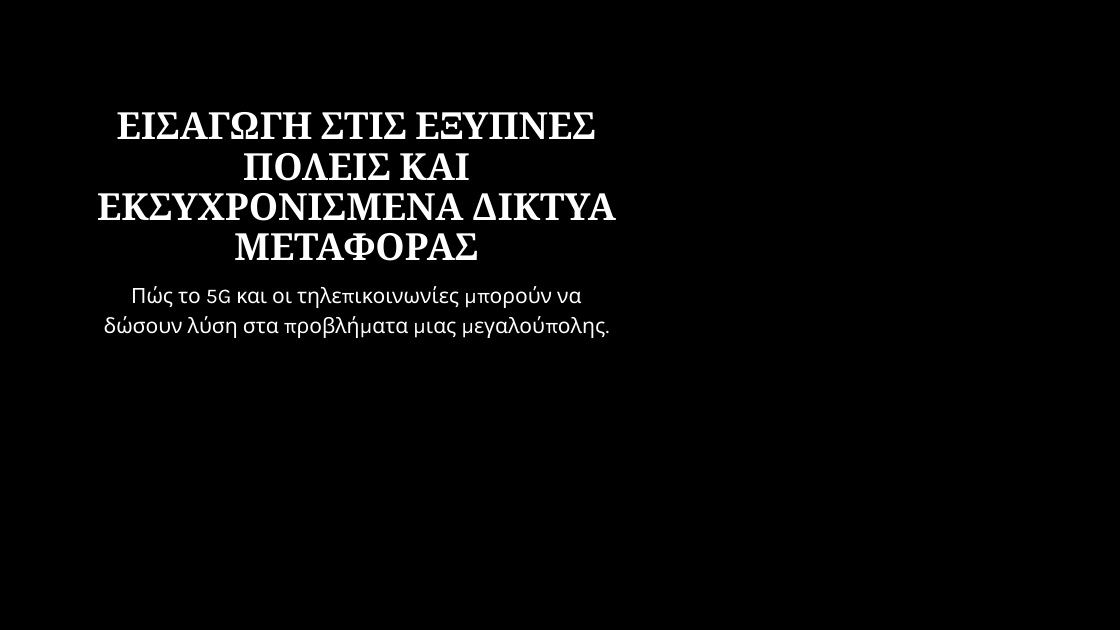
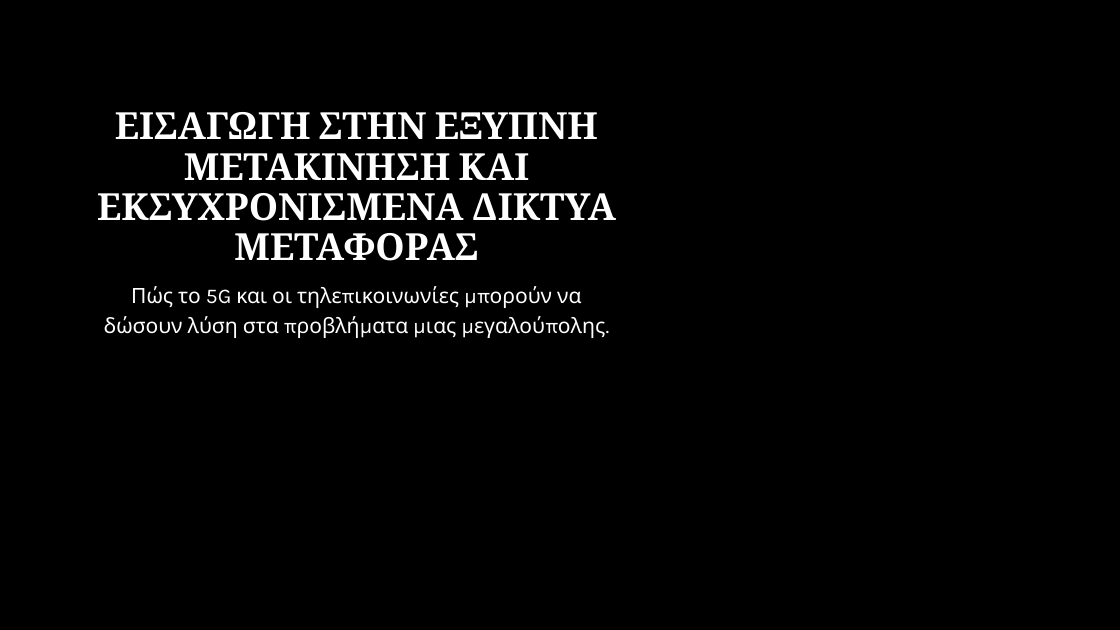
Before and after one commit to GeorgeMC2610/Contiki-Cooja-Simulations, a slide deck: slide 2 of final/p19204.pptx. Drawn at 1120x630 pixels with LibreOffice and Linux fonts; fonts in the diff are those of the drawing; background and template pictures are left out. Boxes give left, top, right and bottom in pixels: in the first picture for what was removed or moved away, otherwise in the second. Text is boxed around its words. In the diff, an @@ line names an element or a change of style, - is before the commit and + after.

```diff
--- a/final/p19204.pptx
+++ b/final/p19204.pptx
@@ title at (97,112,616,261): text changed @@
-ΕΙΣΑΓΩΓΗ ΣΤΙΣ ΕΞΥΠΝΕΣ ΠΟΛΕΙΣ ΚΑΙ ΕΚΣΥΧΡΟΝΙΣΜΕΝΑ ΔΙΚΤΥΑ ΜΕΤΑΦΟΡΑΣ
+ΕΙΣΑΓΩΓΗ ΣΤΗΝ ΕΞΥΠΝΗ ΜΕΤΑΚΙΝΗΣΗ ΚΑΙ ΕΚΣΥΧΡΟΝΙΣΜΕΝΑ ΔΙΚΤΥΑ ΜΕΤΑΦΟΡΑΣ
```
Also in this commit, not shown: 1 other slide changed, 1 slide added, 1 other file.
